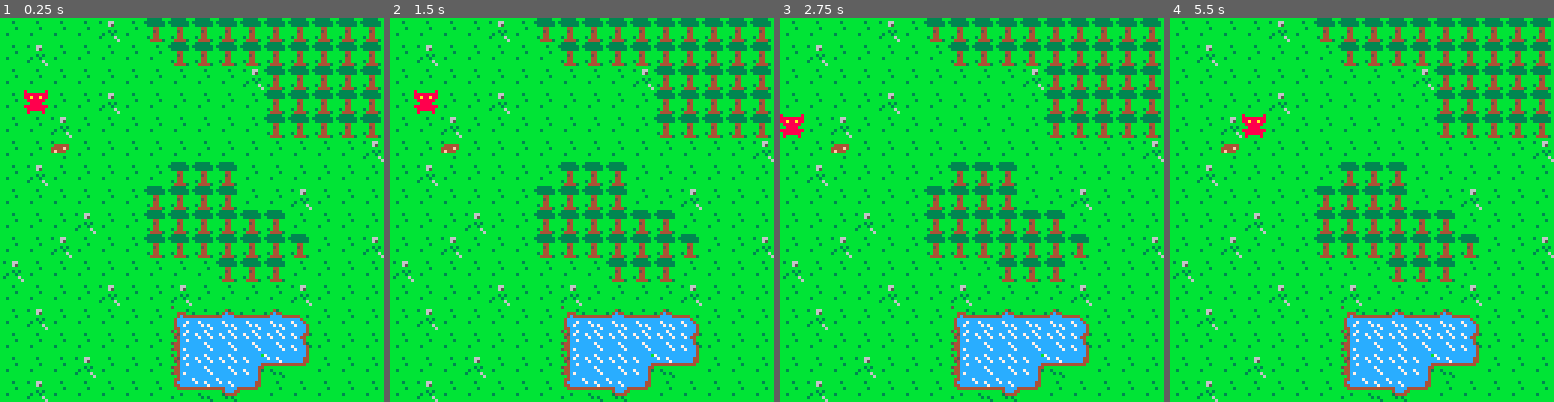
Above: before the commit, frames 1-4 (left to right).
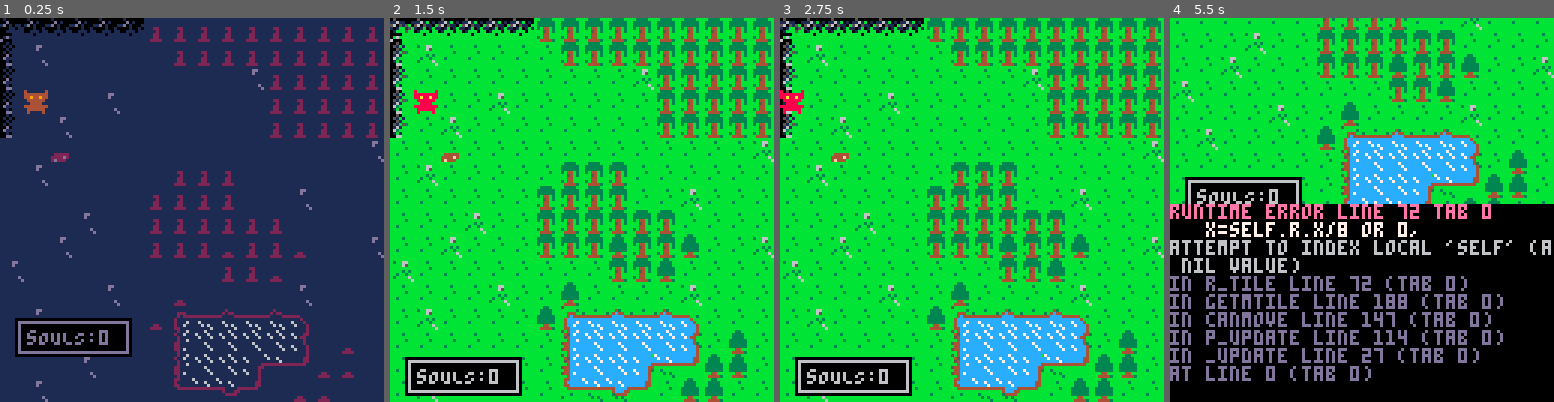
Above: after the commit, the same moments.

Repository: astonge/pico8-carts
Game: PICO-8 cartridge hell-on-earth.p8
Two runs of this game, one before a commit and one after it. Both use one fixed random seed, a clock stepped at 60 frames per second and the inputs below.
Inputs:
- Up to frame 1 (0.25 s): no input
- Up to frame 2 (1.5 s): tap O (Z key) at 0.33, 0.7, 1.43 s; tap X (X key) at 1.07 s
- Up to frame 3 (2.75 s): hold Left 1.97-2.37 s; tap X (X key) at 2.07, 2.4, 2.73 s; tap O (Z key) at 2.22 s; hold Down from 2.42 s (still down)
- Up to frame 4 (5.5 s): release Down at 2.82 s; hold Right 2.87-3.53 s; tap X (X key) every 0.33 s from 3.07 to 5.4 s; tap O (Z key) at 3.1, 3.98, 4.87 s; hold Up 3.58-4.08 s; hold Right 4.13-4.53 s; hold Down 4.58-5.08 s; hold Left from 5.13 s (still down)

The runs differ from the first frame. In frame 1, 100% of the frame differs, in the area x 0-100%, y 0-100%; in frame 2, 8.8%; in frame 3, 9.1%; in frame 4, 72%.
Error after the commit: runtime error line 72 tab 0; x=self.r.x/8 or 0,; attempt to index local 'self' (a nil value)

Commit message:
hell on earth broken

Diff:
--- a/hell-on-earth.p8
+++ b/hell-on-earth.p8
@@ -3,35 +3,105 @@
 __lua__
 function _init()
 	p_init()
-end
-
-function _update()
-	p_update()
-end
-
-function _draw()
+	dpal={0,1,1,2,1,13,6,4,4,9,3,13,1,13,14}
+	startgame()
+	plyr:init()
+end
+
+function startgame()
+	fadeperc=0.6
+	wind={}
+	hpwind=addwind(5,50,39,13,{})
+	_upd=update_game
+	_drw=draw_game
+	music(0,3000,4)
+end
+
+function update_game()
+end
+
+function draw_game()
 	cls(0)
 	map()
 	p_draw()
 end
+
+function _update()
+	p_update()
+	plyr:update()
+	if not stat(57) then
+		music(0,0,4)
+	end
+end
+
+function _draw()
+	_drw()
+	drawind()
+	dohpwind()
+	checkfade()
+--	rectfill(0,128-16,128,128,0)
+--	rect(0,127-16,127,127,5)
+
+end
 -->8
 --player
+plyr={
+	init=function(self)
+		self.r={x=0,y=0,x2=0,y2=0}
+		self.l={x=0,y=0,x2=0,y2=0}
+		self.x=1
+		self.y=6
+		self.sp={6,7}
+		self.t,self.f,self.s = 0,1,6 --tick,frame,step
+	end,
+
+	update=function(self)
+--		self.lt={
+--			x=(self.x-1)*8,y=self.y*8,
+--			x2=((self.x-1)*8)+8,y2=((self.y+1)*8)
+--		}
+--		self.rt={
+--			x=(self.x+1)*8,y=self.y*8,
+--			x2=((self.x+1)*8)+8,y2=((self.y+1)*8)
+--		}
+	end,
+--	r_tile={
+--		x=rt[0].x/8,
+--		y=rt[0].y/8
+--	}
+	r_tile=function(self)
+		printh("r_tile")
+		return {
+			x=self.r.x/8 or 0,
+			y=self.r.y/8 or 0
+		}
+	end,
+}
 
 function p_init()
-	p={x=1,y=3}
+	p={x=1,y=3,a={}}
 	sp={6,7}
 	t,f,s=0,1,6 --tick,frame,step
+	add(p.a,{})
+	add(p.a,{})
+	add(p.a,{})
+	add(p.a,{})
 end
 
 function p_update()
-	rt={
-		x=(p.x+1)*8,y=p.y*8,
-		x2=((p.x+1)*8)+8,y2=((p.y+1)*8)
-	}
-	lt={
-		x=(p.x-1)*8,y=p.y*8,
-		x2=((p.x-1)*8)+8,y2=((p.y+1)*8)
-	}
+	plyr:update()
+--	rt={
+--		x=(p.x+1)*8,y=p.y*8,
+--		x2=((p.x+1)*8)+8,y2=((p.y+1)*8)
+--	}
+--	p.a[1]={
+--		x=(p.x+1)*8,y=p.y*8,
+--		x2=((p.x+1)*8)+8,y2=((p.y+1)*8)
+--	}
+--	lt={
+--		x=(p.x-1)*8,y=p.y*8,
+--		x2=((p.x-1)*8)+8,y2=((p.y+1)*8)
+--	}
 	up={
 		x=p.x*8,y=(p.y*8)-8,
 		x2=((p.x+1)*8),y2=((p.y+1)*8)-8
@@ -40,27 +110,25 @@
 		x=p.x*8,y=(p.y*8)+8,
 		x2=((p.x+1)*8),y2=((p.y+1)*8)+8
 	}
-	if btnp(⬅️) and not btn(🅾️) then
+	if btnp(⬅️) and not btn(🅾️) and not btn(❎) then
 		if canmove(⬅️) do p.x-=1 end
 	end
-	if btnp(➡️) and not btn(🅾️) then
+	if btnp(➡️) and not btn(🅾️) and not btn(❎) then
 		if canmove(➡️) do p.x+=1 end
 	end
 
-	if btnp(⬆️) then
+	if btnp(⬆️) and not btn(🅾️) and not btn(❎) then
 		if canmove(⬆️) do p.y-=1 end
 	end
-	if btnp(⬇️) then
+	if btnp(⬇️) and not btn(🅾️) and not btn(❎) then
 		if canmove(⬇️) do p.y+=1 end
 	end
 
 	if btn(🅾️) then
-		if btnp(➡️) then
-			action(➡️)
-		end
-		if btnp(⬅️) then
-			action(⬅️)
-		end
+		if btnp(➡️) do action(➡️) end
+		if btnp(⬅️) do action(⬅️) end
+		if btnp(⬆️) do action(⬆️) end
+		if btnp(⬇️) do action(⬇️) end
 	end
 
 	t=(t+1)%s
@@ -86,8 +154,6 @@
 		local nx = (p.x+1)*8
 		if nx>120 then
 			return false end
---		if getmtile(➡️) == 34 then
---			return false end
 	end
 
 	if dir == ⬅️ then
@@ -117,11 +183,20 @@
 
 function getmtile(dir)
 	local s
+	printh(plyr:r_tile())
 	if dir == ➡️ then
-		s = mget((rt.x/8),(rt.y/8))
+--		local s2=mget((rt.x/8),(rt.y/8))
+--		s=mget((p.a[1].x/8),(p.a[1].y/8))
+		s=mget(
+			plyr.r_tile().x,
+			plyr.r_tile().y
+		)
+--		printh("s2 "..s2)
+--		printh("s "..s)
 	end
 	if dir == ⬅️ then
-		s=mget((lt.x/8),(lt.y/8))
+--		s=mget((lt.x/8),(lt.y/8))
+--		s=mget(plyr.l_tile.x,plyr.l_tile.y)
 	end
 	if dir == ⬇️ then
 		s=mget((dwn.x/8),(dwn.y/8))
@@ -133,21 +208,190 @@
 end
 -->8
 function action(dir)
+	local i=getmtile(dir)
+
 	if dir==➡️ do
-		printh("action "..➡️)
-		-- check for item
-		local i=getmtile(➡️)
-		if i==34 do
+		if i==34 then
+			mset((p.a[➡️].x/8),(p.a[➡️].y/8),1)
+			sfx(1)
+		elseif i==35 then
+			mset((rt.x/8),(rt.y/8),34)
+			sfx(1)
+		else
+			sfx(0)
+		end
+	end
+
+	if dir==⬅️ do
+		if t==34 do
 			sfx(1)
 		end
-	end
-
-	if dir==⬅️ do
 		printh("action "..⬅️)
 	end
 
-	sfx(0)
-end
+--	sfx(0)
+end
+-->8
+--utils
+
+function wait(_wait)
+ repeat
+  _wait-=1
+  flip()
+ until _wait<0
+end
+
+function checkfade()
+ if fadeperc>0 then
+  fadeperc=max(fadeperc-0.04,0)
+  dofade()
+ end
+end
+
+function fadeout(spd,_wait)
+ if (spd==nil) spd=0.04
+ if (_wait==nil) _wait=0
+ repeat
+  fadeperc=min(fadeperc+spd,1)
+  dofade()
+  flip()
+ until fadeperc==1
+ wait(_wait)
+end
+
+function dofade()
+ local p,kmax,col,k=flr(mid(0,fadeperc,1)*100)
+ for j=1,15 do
+  col = j
+  kmax=flr((p+(j*1.46))/22)
+  for k=1,kmax do
+   col=dpal[col]
+  end
+  pal(j,col,1)
+ end
+end
+
+function addwind(_x,_y,_w,_h,_txt)
+ local w={x=_x,
+          y=_y,
+          w=_w,
+          h=_h,
+          txt=_txt}
+ add(wind,w)
+ return w
+end
+
+function drawind()
+ for w in all(wind) do
+  local wx,wy,ww,wh=w.x,w.y,w.w,w.h
+  rectfill2(wx,wy,ww,wh,0)
+  rect(wx+1,wy+1,wx+ww-2,wy+wh-2,6)
+  wx+=4
+  wy+=4
+  clip(wx,wy,ww-8,wh-8)
+  for i=1,#w.txt do
+   local txt=w.txt[i]
+   print(txt,wx,wy,6)
+   wy+=6
+  end
+  clip()
+
+  if w.dur!=nil then
+   w.dur-=1
+   if w.dur<=0 then
+    local dif=w.h/4
+    w.y+=dif/2
+    w.h-=dif
+    if w.h<3 then
+     del(wind,w)
+    end
+   end
+  else
+   if w.butt then
+    oprint8("❎",wx+ww-15,wy-1+sin(time()),6,0)
+   end
+  end
+ end
+end
+
+function dohpwind()
+-- hpwind.txt[1]="♥"..p_mob.hp.."/"..p_mob.hpmax
+	hpwind.txt[1]="sOULS:0"
+ local hpy=114
+-- if p_mob.y<8 then
+--  hpy=110
+-- end
+ hpwind.y+=(hpy-hpwind.y)/5
+end
+
+function rectfill2(_x,_y,_w,_h,_c)
+ --★
+ rectfill(_x,_y,_x+max(_w-1,0),_y+max(_h-1,0),_c)
+end
+…(64 lines of a section not shown)…
 
 
 
@@ -182,28 +426,31 @@
 
 
 __gff__
-0000000000000000000000000000000000010000000000000000000000000000000001010000000000000000000000000000000000000000000000000000000000000000000000000000000000000000000000000000000000000000000000000000000000000000000000000000000000000000000000000000000000000000
+0000010100000000000000000000000000010000000000000000000000000000000001010001000000000000000000000001000100000000000000000000000000000000000000000000000000000000000000000000000000000000000000000000000000000000000000000000000000000000000000000000000000000000
 0000000000000000000000000000000000000000000000000000000000000000000000000000000000000000000000000000000000000000000000000000000000000000000000000000000000000000000000000000000000000000000000000000000000000000000000000000000000000000000000000000000000000000
 __map__
-0101010121012323232323232323232300000000000000000000000000000000000000000000000000000000000000000000000000000000000000000000000000000000000000000000000000000000000000000000000000000000000000000000000000000000000000000000000000000000000000000000000000000000
-0121010101010123232323232323232300000000000000000000000000000000000000000000000000000000000000000000000000000000000000000000000000000000000000000000000000000000000000000000000000000000000000000000000000000000000000000000000000000000000000000000000000000000
-0101010101010101010121232323232300000000000000000000000000000000000000000000000000000000000000000000000000000000000000000000000000000000000000000000000000000000000000000000000000000000000000000000000000000000000000000000000000000000000000000000000000000000
-0101010121010101010101232323232300000000000000000000000000000000000000000000000000000000000000000000000000000000000000000000000000000000000000000000000000000000000000000000000000000000000000000000000000000000000000000000000000000000000000000000000000000000
-0101210101010101010101232323232300000000000000000000000000000000000000000000000000000000000000000000000000000000000000000000000000000000000000000000000000000000000000000000000000000000000000000000000000000000000000000000000000000000000000000000000000000000
+3020202020202323232323232323232300000000000000000000000000000000000000000000000000000000000000000000000000000000000000000000000000000000000000000000000000000000000000000000000000000000000000000000000000000000000000000000000000000000000000000000000000000000
+1021010101010123232323232323232300000000000000000000000000000000000000000000000000000000000000000000000000000000000000000000000000000000000000000000000000000000000000000000000000000000000000000000000000000000000000000000000000000000000000000000000000000000
+1001010101010101010121232323232300000000000000000000000000000000000000000000000000000000000000000000000000000000000000000000000000000000000000000000000000000000000000000000000000000000000000000000000000000000000000000000000000000000000000000000000000000000
+1001010121010101010101232323232300000000000000000000000000000000000000000000000000000000000000000000000000000000000000000000000000000000000000000000000000000000000000000000000000000000000000000000000000000000000000000000000000000000000000000000000000000000
+1001210101010101010101232323232300000000000000000000000000000000000000000000000000000000000000000000000000000000000000000000000000000000000000000000000000000000000000000000000000000000000000000000000000000000000000000000000000000000000000000000000000000000
 0101220101010101010101010101012100000000000000000000000000000000000000000000000000000000000000000000000000000000000000000000000000000000000000000000000000000000000000000000000000000000000000000000000000000000000000000000000000000000000000000000000000000000
 0121010101010123232301010101010100000000000000000000000000000000000000000000000000000000000000000000000000000000000000000000000000000000000000000000000000000000000000000000000000000000000000000000000000000000000000000000000000000000000000000000000000000000
 0101010101012323232301012101010100000000000000000000000000000000000000000000000000000000000000000000000000000000000000000000000000000000000000000000000000000000000000000000000000000000000000000000000000000000000000000000000000000000000000000000000000000000
 0101012101012323232323230101010100000000000000000000000000000000000000000000000000000000000000000000000000000000000000000000000000000000000000000000000000000000000000000000000000000000000000000000000000000000000000000000000000000000000000000000000000000000
-0101210101012323232323232301012100000000000000000000000000000000000000000000000000000000000000000000000000000000000000000000000000000000000000000000000000000000000000000000000000000000000000000000000000000000000000000000000000000000000000000000000000000000
-2101010101010101012323230101010100000000000000000000000000000000000000000000000000000000000000000000000000000000000000000000000000000000000000000000000000000000000000000000000000000000000000000000000000000000000000000000000000000000000000000000000000000000
-0101010121010121010101012101010100000000000000000000000000000000000000000000000000000000000000000000000000000000000000000000000000000000000000000000000000000000000000000000000000000000000000000000000000000000000000000000000000000000000000000000000000000000
-0121010101010113033103311501010100000000000000000000000000000000000000000000000000000000000000000000000000000000000000000000000000000000000000000000000000000000000000000000000000000000000000000000000000000000000000000000000000000000000000000000000000000000
-0101010101010102111111110401010100000000000000000000000000000000000000000000000000000000000000000000000000000000000000000000000000000000000000000000000000000000000000000000000000000000000000000000000000000000000000000000000000000000000000000000000000000000
-0101012101010102111105122401010100000000000000000000000000000000000000000000000000000000000000000000000000000000000000000000000000000000000000000000000000000000000000000000000000000000000000000000000000000000000000000000000000000000000000000000000000000000
-0121010101010114123224010101010100000000000000000000000000000000000000000000000000000000000000000000000000000000000000000000000000000000000000000000000000000000000000000000000000000000000000000000000000000000000000000000000000000000000000000000000000000000
+0101210101012323233323233301012100000000000000000000000000000000000000000000000000000000000000000000000000000000000000000000000000000000000000000000000000000000000000000000000000000000000000000000000000000000000000000000000000000000000000000000000000000000
+2101010101010101012323330101010100000000000000000000000000000000000000000000000000000000000000000000000000000000000000000000000000000000000000000000000000000000000000000000000000000000000000000000000000000000000000000000000000000000000000000000000000000000
+0101010121010133010101012101010100000000000000000000000000000000000000000000000000000000000000000000000000000000000000000000000000000000000000000000000000000000000000000000000000000000000000000000000000000000000000000000000000000000000000000000000000000000
+0121010101013313033103311501010100000000000000000000000000000000000000000000000000000000000000000000000000000000000000000000000000000000000000000000000000000000000000000000000000000000000000000000000000000000000000000000000000000000000000000000000000000000
+0101010101010102111111110401330100000000000000000000000000000000000000000000000000000000000000000000000000000000000000000000000000000000000000000000000000000000000000000000000000000000000000000000000000000000000000000000000000000000000000000000000000000000
+0101012101010102111105122433330100000000000000000000000000000000000000000000000000000000000000000000000000000000000000000000000000000000000000000000000000000000000000000000000000000000000000000000000000000000000000000000000000000000000000000000000000000000
+0121010101010114123224013333010100000000000000000000000000000000000000000000000000000000000000000000000000000000000000000000000000000000000000000000000000000000000000000000000000000000000000000000000000000000000000000000000000000000000000000000000000000000
 0101010101010101010101010101010100000000000000000000000000000000000000000000000000000000000000000000000000000000000000000000000000000000000000000000000000000000000000000000000000000000000000000000000000000000000000000000000000000000000000000000000000000000
 0101210101010101010101010101010100000000000000000000000000000000000000000000000000000000000000000000000000000000000000000000000000000000000000000000000000000000000000000000000000000000000000000000000000000000000000000000000000000000000000000000000000000000
 0101010101010101010101010101010100000000000000000000000000000000000000000000000000000000000000000000000000000000000000000000000000000000000000000000000000000000000000000000000000000000000000000000000000000000000000000000000000000000000000000000000000000000
 
 
 
+
+
+
Not shown, changed: 96 lines of the sprite sheet (__gfx__) section of hell-on-earth.p8
Not shown, changed: the music (__music__) section of hell-on-earth.p8
Not shown, changed: the sound effects (__sfx__) section of hell-on-earth.p8
